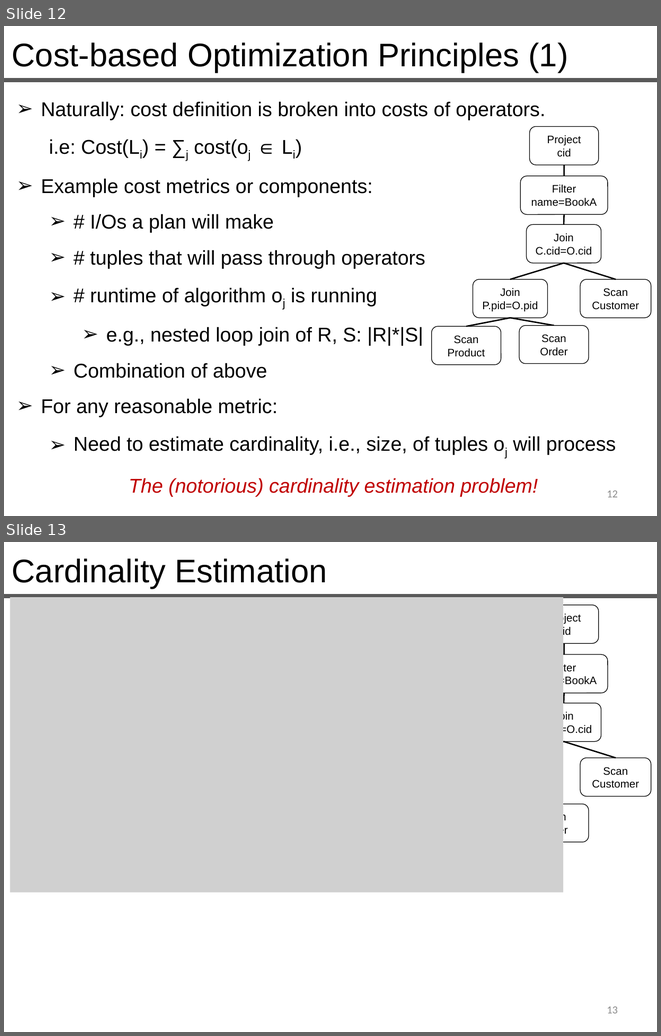
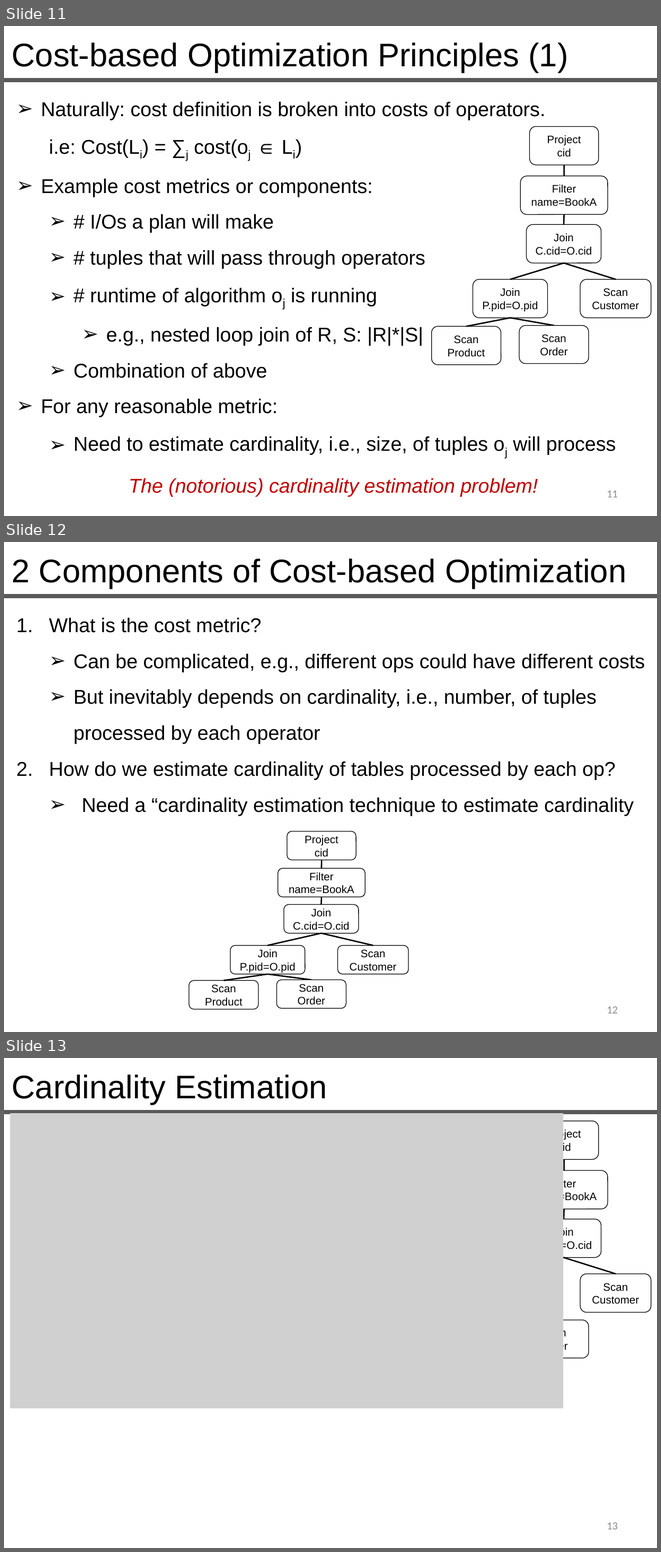
Before and after one commit to queryproc/slides, a slide deck: 15-16-query-optimization.pptx. Shown one above the other, each under a label of ours: slides 12 and 13 before the commit, slides 11, 12 and 13 after it. The pictures are 661x1036 and 661x1552 pixels, drawn with LibreOffice and Linux fonts; fonts in the diff are those of the drawing; grey boxes stand for pictures. Boxes give left, top, right and bottom in pixels: in the first picture for what was removed or moved away, otherwise in the second. Text is boxed around its words. In the diff, an @@ line names an element or a change of style, - is before the commit and + after.

Commit message:
updated query optimization

```diff
--- a/15-16-query-optimization.pptx
+++ b/15-16-query-optimization.pptx
@@ slide 12 added at <box>4,542,657,1032</box>, background #FFFFFF @@
@@ text added at <box>11,558,626,589</box>, 36 pt, text #000000 @@
+2 Components of Cost-based Optimization
@@ line added from (4, 596) to (657, 596), #595959 4.5 pt @@
@@ text added at <box>49,617,645,815</box>, 22 pt, text #000000 @@
+1. What is the cost metric?
+  ➢ Can be complicated, e.g., different ops could have different costs
+  ➢ But inevitably depends on cardinality, i.e., number, of tuples processed by each operator
+2. How do we estimate cardinality of tables processed by each op?
+  ➢ Need a “cardinality estimation technique to estimate cardinality
@@ group added at <box>189,831,408,1009</box>: 7 rounded rectangles, 6 lines @@
+Join
+P.pid=O.pid
+Scan
+Product
+Scan
+Order
+Join
+C.cid=O.cid
+Scan
+Customer
+Project
+cid
+Filter
+name=BookA
@@ page number added at <box>607,1006,618,1013</box>, 12 pt, text #8C8C8C @@
+12
@@ what was slide 12 is now slide 11 @@
@@ page number at <box>607,490,618,497</box>: text changed @@
-12
+11
```
Also in this commit, not shown: 9 slides changed, 3 other slides added, 1 slide removed, 1 other file.
